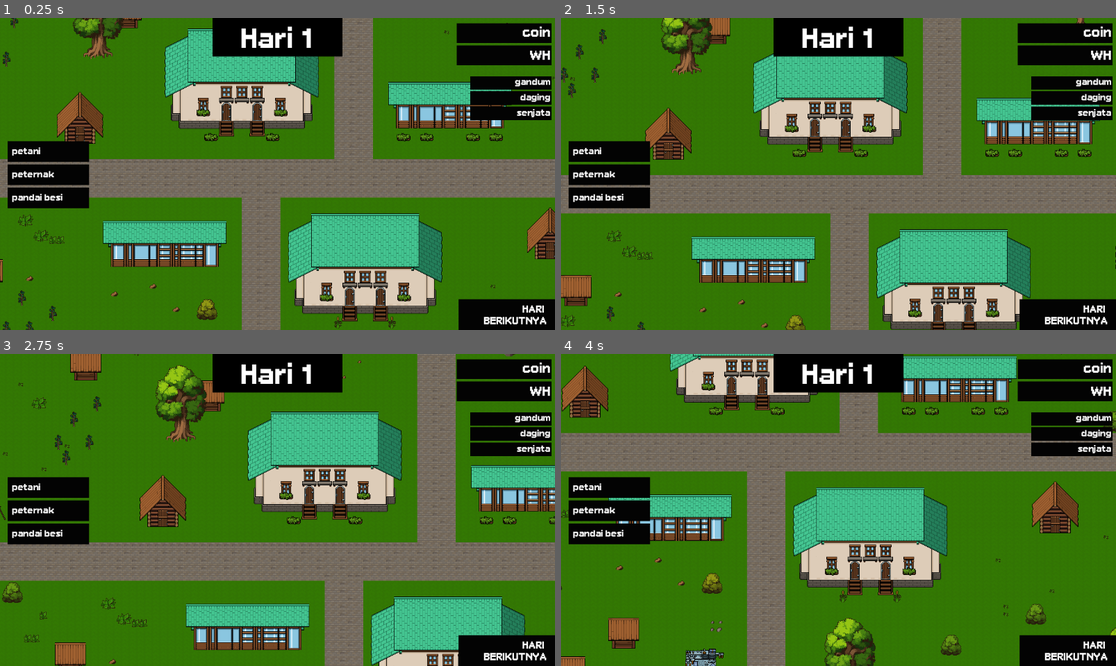
Above: before the commit, frames 1-4 (two rows, left to right).
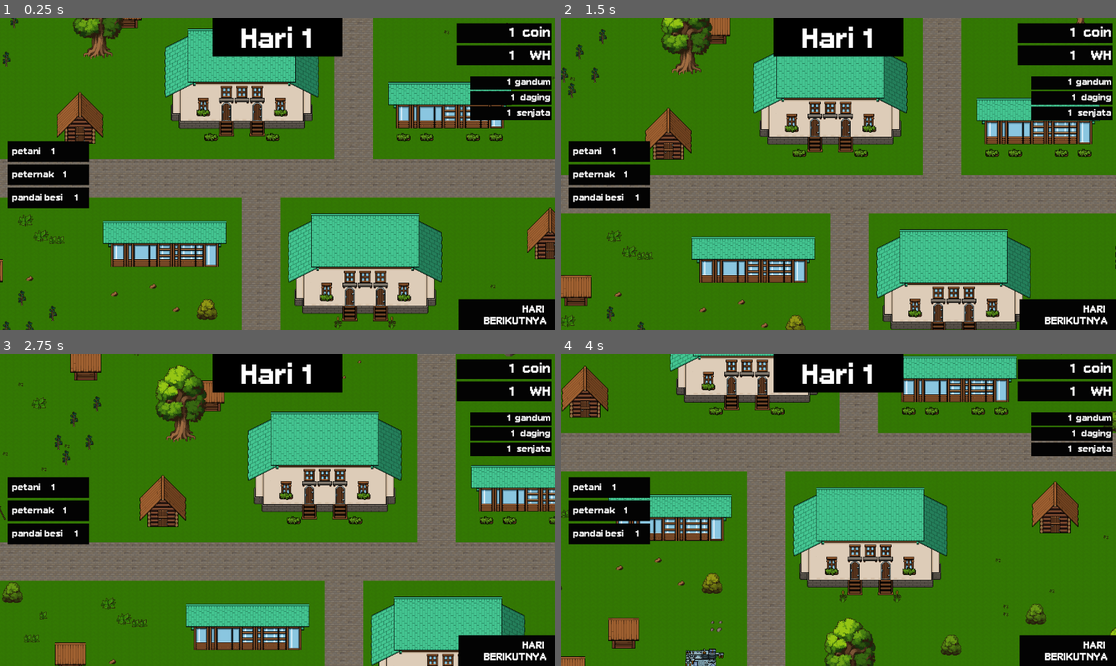
Above: after the commit, the same moments.

Repository: NJEPOh/Village-Armageddon
Game: Godot game, scene res://main_scene.tscn
The game is run twice, just before and just after one commit, with the same random seed, the same clock (stepped at 60 frames per second) and the same inputs.
Inputs (mouse positions are in pixels of both pictures, inside the frame that each line leads up to):
- Up to frame 1 (0.25 s): no input
- Up to frame 2 (1.5 s): tap Enter at 0.5 s; move the mouse to (960, 158) at 0.52 s; tap B (BalaiKota) at 0.6 s; click (960, 158) at 0.67 s; tap Space at 1.25 s; drag from (727, 189) to (810, 236) at 1.27 s
- Up to frame 3 (2.75 s): tap Enter at 2 s; move the mouse to (333, 441) at 2.02 s; tap E (Bengkel) at 2.1 s; click (333, 441) at 2.17 s
- Up to frame 4 (4 s): tap Space at 2.75 s; drag from (810, 572) to (672, 463) at 2.77 s; tap Enter at 3.5 s; move the mouse to (1005, 556) at 3.52 s; tap N (Pertanian) at 3.6 s; click (1005, 556) at 3.67 s

The runs differ from the first frame. In frame 1, less than 0.1% of the frame differs, in the area x 9-93%, y 3-59%; in frame 2, less than 0.1%; in frame 3, less than 0.1%; in frame 4, less than 0.1%.

Commit message:
tambah variabel ui

Diff:
--- a/ui_ux.gd
+++ b/ui_ux.gd
@@ -1,10 +1,26 @@
 extends CanvasLayer
 
-var x = 1
+var hari = 1
+var coin = 1
+var wh = 1
+var gandum = 1
+var daging = 1
+var senjata = 1
+var petani = 1
+var peternak = 1
+var pandaiBesi = 1
 
 # Called when the node enters the scene tree for the first time.
 func _ready() -> void:
-	$Hari.text = "Hari " + str(x)
+	$Hari.text = "Hari " + str(hari)
+	$Coin/Coin.text = str(coin)
+	$WH/WH.text = str(wh)
+	$Gandum/Gandum.text = str(gandum)
+	$Daging/Daging.text = str(daging)
+	$Senjata/Senjata.text = str(senjata)
+	$Petani/Petani.text = str(petani)
+	$Peternak/Peternak.text = str(peternak)
+	$"Pandai Besi/PandaiBesi".text = str(pandaiBesi)
 	pass # Replace with function body.
 
 # Called every frame. 'delta' is the elapsed time since the previous frame.
--- a/ui_ux.tscn
+++ b/ui_ux.tscn
@@ -1,6 +1,5 @@
-[gd_scene load_steps=9 format=3 uid="uid://c1jhbsdwgvxuu"]
-
-[ext_resource type="Texture2D" uid="uid://w64520ek0rol" path="res://Ref/UI & UX.png" id="1_0pooy"]
+[gd_scene load_steps=8 format=3 uid="uid://c1jhbsdwgvxuu"]
+
 [ext_resource type="Script" uid="uid://0byxee8uhmu" path="res://ui_ux.gd" id="1_wfld5"]
 [ext_resource type="FontFile" uid="uid://byukh0u431up0" path="res://Assets/Fonts/ari-w9500-display.ttf" id="2_8khy1"]
 [ext_resource type="Script" uid="uid://cifg68ny12kd0" path="res://skip.gd" id="2_crypu"]
@@ -18,12 +17,6 @@
 
 [node name="UI UX" type="CanvasLayer"]
 script = ExtResource("1_wfld5")
-
-[node name="Ui&Ux" type="Sprite2D" parent="."]
-visible = false
-position = Vector2(581, 330)
-scale = Vector2(0.28027013, 0.22778732)
-texture = ExtResource("1_0pooy")
 
 [node name="Hari" type="RichTextLabel" parent="."]
 anchors_preset = 5
@@ -55,7 +48,7 @@
 
 [node name="RichTextLabel" type="RichTextLabel" parent="Coin"]
 layout_mode = 0
-offset_left = 60.0
+offset_left = 124.0
 offset_top = -3.0
 offset_right = 194.0
 offset_bottom = 37.0
@@ -67,6 +60,19 @@
 horizontal_alignment = 2
 vertical_alignment = 1
 
+[node name="Coin" type="RichTextLabel" parent="Coin"]
+layout_mode = 0
+offset_left = 52.0
+offset_top = -3.0
+offset_right = 122.0
+offset_bottom = 37.0
+theme_override_fonts/normal_font = ExtResource("2_8khy1")
+theme_override_font_sizes/normal_font_size = 24
+fit_content = true
+tab_size = 8
+horizontal_alignment = 2
+vertical_alignment = 1
+
 [node name="WH" type="Panel" parent="."]
 anchors_preset = -1
 anchor_left = 1.0
@@ -82,7 +88,7 @@
 
 [node name="RichTextLabel2" type="RichTextLabel" parent="WH"]
 layout_mode = 0
-offset_left = 60.0
+offset_left = 132.0
 offset_top = -1.0
 offset_right = 194.0
 offset_bottom = 39.0
@@ -94,6 +100,19 @@
 horizontal_alignment = 2
 vertical_alignment = 1
 
+[node name="WH" type="RichTextLabel" parent="WH"]
+layout_mode = 0
+offset_left = 60.0
+offset_top = -1.0
+offset_right = 122.0
+offset_bottom = 39.0
+theme_override_fonts/normal_font = ExtResource("2_8khy1")
+theme_override_font_sizes/normal_font_size = 24
+fit_content = true
+tab_size = 8
+horizontal_alignment = 2
+vertical_alignment = 1
+
 [node name="Gandum" type="Panel" parent="."]
 anchors_preset = -1
 anchor_left = 1.0
@@ -109,7 +128,7 @@
 
 [node name="RichTextLabel3" type="RichTextLabel" parent="Gandum"]
 layout_mode = 0
-offset_left = 32.0
+offset_left = 80.0
 offset_top = -9.0
 offset_right = 166.0
 offset_bottom = 31.0
@@ -121,6 +140,18 @@
 horizontal_alignment = 2
 vertical_alignment = 1
 
+[node name="Gandum" type="RichTextLabel" parent="Gandum"]
+layout_mode = 0
+offset_top = -9.0
+offset_right = 86.0
+offset_bottom = 31.0
+theme_override_fonts/normal_font = ExtResource("2_8khy1")
+theme_override_font_sizes/normal_font_size = 16
+fit_content = true
+tab_size = 8
+horizontal_alignment = 2
+vertical_alignment = 1
+
 [node name="Daging" type="Panel" parent="."]
 anchors_preset = -1
 anchor_left = 1.0
@@ -136,13 +167,26 @@
 
 [node name="RichTextLabel4" type="RichTextLabel" parent="Daging"]
 layout_mode = 0
-offset_left = 32.0
+offset_left = 96.0
 offset_top = -8.0
 offset_right = 166.0
 offset_bottom = 32.0
 theme_override_fonts/normal_font = ExtResource("2_8khy1")
 theme_override_font_sizes/normal_font_size = 16
 text = "daging"
+fit_content = true
+tab_size = 8
+horizontal_alignment = 2
+vertical_alignment = 1
+
+[node name="Daging" type="RichTextLabel" parent="Daging"]
+layout_mode = 0
+offset_left = 24.0
+offset_top = -8.0
+offset_right = 94.0
+offset_bottom = 32.0
+theme_override_fonts/normal_font = ExtResource("2_8khy1")
+theme_override_font_sizes/normal_font_size = 16
 fit_content = true
 tab_size = 8
 horizontal_alignment = 2
@@ -163,13 +207,26 @@
 
 [node name="RichTextLabel5" type="RichTextLabel" parent="Senjata"]
 layout_mode = 0
-offset_left = 32.0
+offset_left = 96.0
 offset_top = -8.0
 offset_right = 166.0
 offset_bottom = 32.0
 theme_override_fonts/normal_font = ExtResource("2_8khy1")
 theme_override_font_sizes/normal_font_size = 16
 text = "senjata"
+fit_content = true
+tab_size = 8
+horizontal_alignment = 2
+vertical_alignment = 1
+
+[node name="Senjata" type="RichTextLabel" parent="Senjata"]
+layout_mode = 0
+offset_left = 8.0
+offset_top = -8.0
+offset_right = 86.0
+offset_bottom = 32.0
+theme_override_fonts/normal_font = ExtResource("2_8khy1")
+theme_override_font_sizes/normal_font_size = 16
 fit_content = true
 tab_size = 8
 horizontal_alignment = 2
@@ -189,11 +246,22 @@
 [node name="RichTextLabel5" type="RichTextLabel" parent="Petani"]
 layout_mode = 0
 offset_left = 8.0
-offset_right = 142.0
+offset_right = 72.0
 offset_bottom = 40.0
 theme_override_fonts/normal_font = ExtResource("2_8khy1")
 theme_override_font_sizes/normal_font_size = 16
 text = "petani"
+fit_content = true
+tab_size = 8
+vertical_alignment = 1
+
+[node name="Petani" type="RichTextLabel" parent="Petani"]
+layout_mode = 0
+offset_left = 88.0
+offset_right = 152.0
+offset_bottom = 40.0
+theme_override_fonts/normal_font = ExtResource("2_8khy1")
+theme_override_font_sizes/normal_font_size = 16
 fit_content = true
 tab_size = 8
 vertical_alignment = 1
@@ -212,11 +280,22 @@
 [node name="RichTextLabel6" type="RichTextLabel" parent="Peternak"]
 layout_mode = 0
 offset_left = 8.0
-offset_right = 142.0
+offset_right = 96.0
 offset_bottom = 40.0
 theme_override_fonts/normal_font = ExtResource("2_8khy1")
 theme_override_font_sizes/normal_font_size = 16
 text = "peternak"
+fit_content = true
+tab_size = 8
+vertical_alignment = 1
+
+[node name="Peternak" type="RichTextLabel" parent="Peternak"]
+layout_mode = 0
+offset_left = 112.0
+offset_right = 200.0
+offset_bottom = 40.0
+theme_override_fonts/normal_font = ExtResource("2_8khy1")
+theme_override_font_sizes/normal_font_size = 16
 fit_content = true
 tab_size = 8
 vertical_alignment = 1
@@ -235,11 +314,22 @@
 [node name="RichTextLabel7" type="RichTextLabel" parent="Pandai Besi"]
 layout_mode = 0
 offset_left = 8.0
-offset_right = 142.0
+offset_right = 120.0
 offset_bottom = 40.0
 theme_override_fonts/normal_font = ExtResource("2_8khy1")
 theme_override_font_sizes/normal_font_size = 16
 text = "pandai besi"
+fit_content = true
+tab_size = 8
+vertical_alignment = 1
+
+[node name="PandaiBesi" type="RichTextLabel" parent="Pandai Besi"]
+layout_mode = 0
+offset_left = 136.0
+offset_right = 248.0
+offset_bottom = 40.0
+theme_override_fonts/normal_font = ExtResource("2_8khy1")
+theme_override_font_sizes/normal_font_size = 16
 fit_content = true
 tab_size = 8
 vertical_alignment = 1
